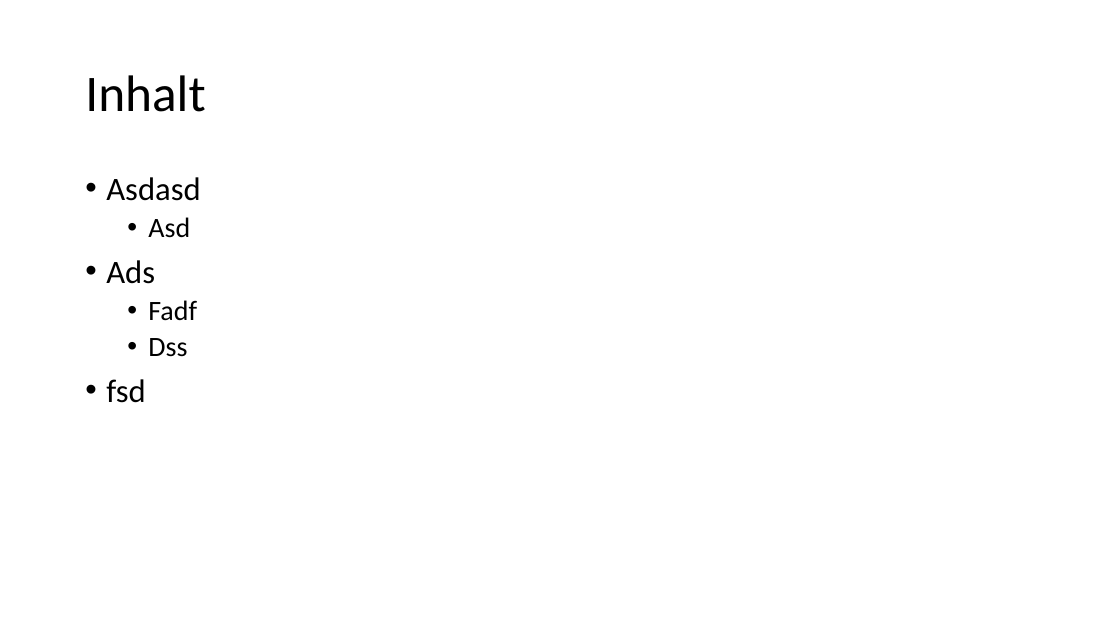
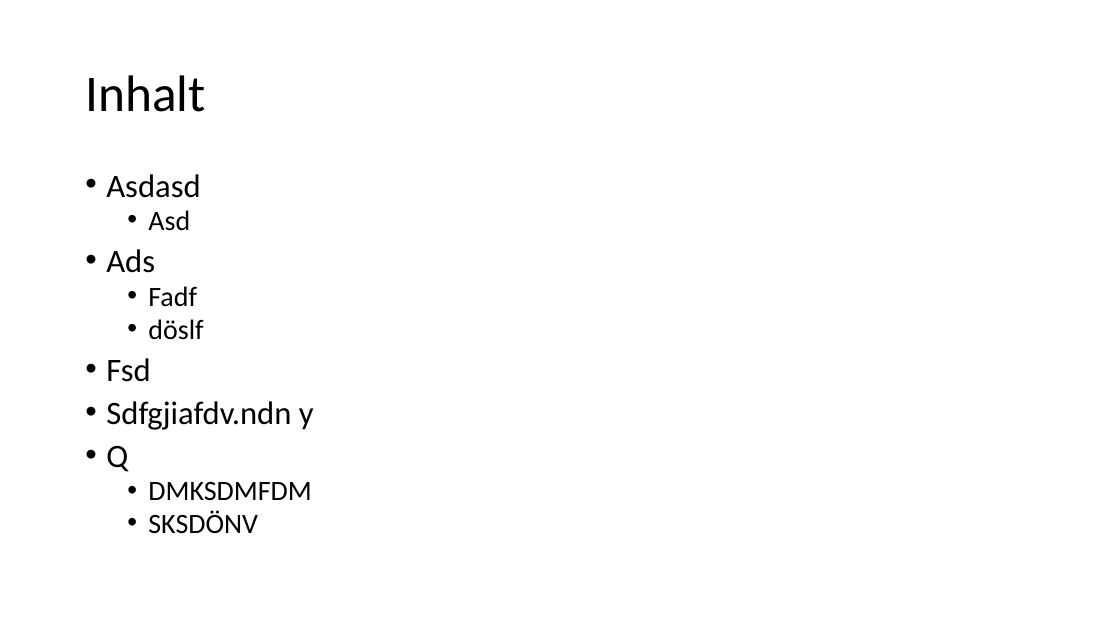
Before and after one commit to jeder49/ABI_Info, a slide deck: slide 2 of asdsa.pptx. Drawn at 1120x630 pixels with LibreOffice and Linux fonts; fonts in the diff are those of the drawing. Boxes give left, top, right and bottom in pixels: in the first picture for what was removed or moved away, otherwise in the second. Text is boxed around its words. In the diff, an @@ line names an element or a change of style, - is before the commit and + after.

```diff
--- a/asdsa.pptx
+++ b/asdsa.pptx
@@ text at [106, 174, 200, 307]: line spacing 0.9 to 0.8 @@
@@ text at [106, 319, 314, 534]: text changed @@
-  • Dss
-• fsd
+  • döslf
+• Fsd
+• Sdfgjiafdv.ndn y
+• Q
+  • DMKSDMFDM
+  • SKSDÖNV
```
